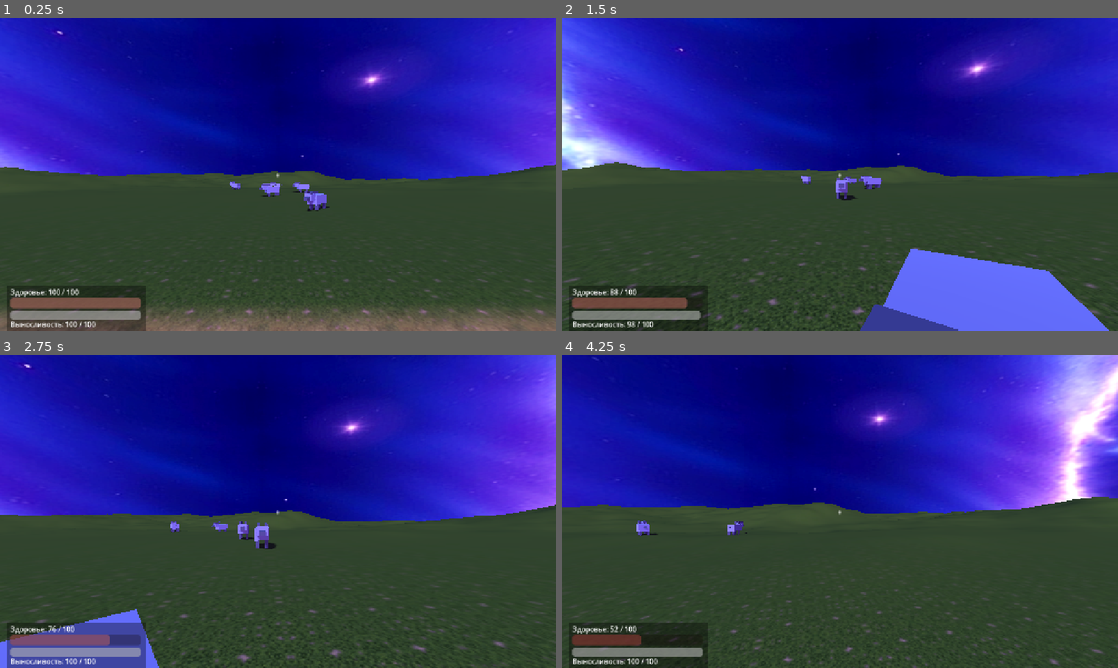
Above: before the commit, frames 1-4 (two rows, left to right).
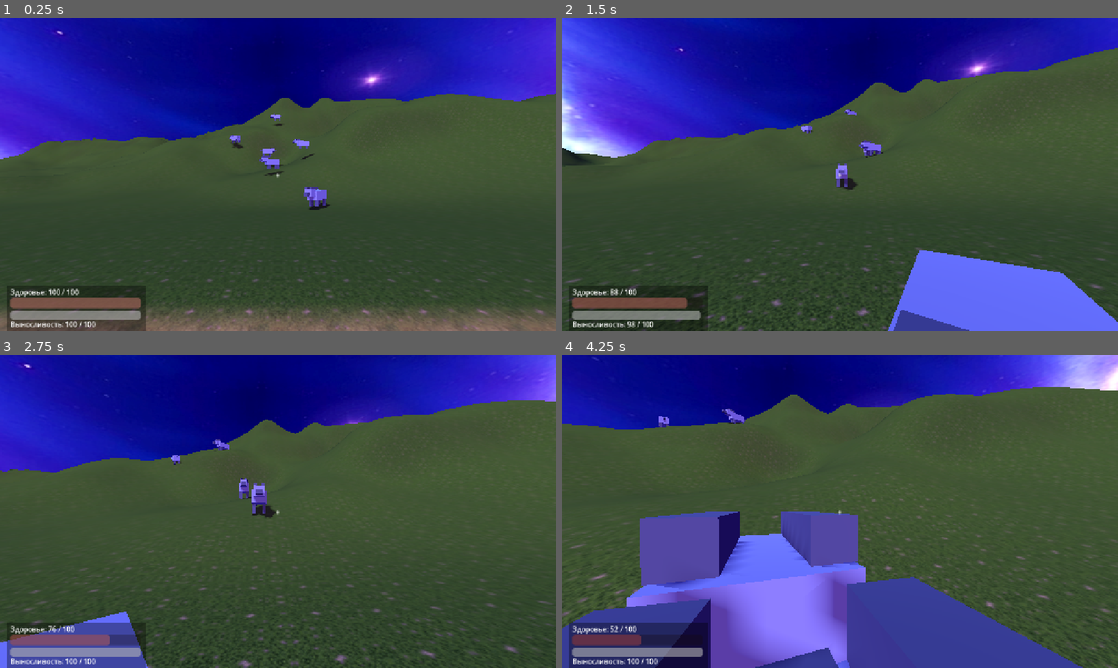
Above: after the commit, the same moments.

Repository: GnomixUltra/ProjectRPGnome
Game: Godot game, scene res://scenes/main.tscn
Two runs of this game, one before a commit and one after it. Both use one fixed random seed, a clock stepped at 60 frames per second and the inputs below.
Inputs (mouse positions are in pixels of both pictures, inside the frame that each line leads up to):
- Up to frame 1 (0.25 s): no input
- Up to frame 2 (1.5 s): tap Enter at 0.5, 1.35 s; move the mouse to (867, 174) at 0.52 s; hold Shift (sprint) 0.53-1.28 s; hold W (move_forward) from 0.53 s (still down); click (867, 174) at 0.67 s; tap Space (jump) at 0.77 s; move the mouse to (812, 174) at 1.27 s
- Up to frame 3 (2.75 s): keep holding W (move_forward); tap Space (jump) at 1.52 s; move the mouse to (289, 505) at 2.02 s; tap F at 2.1 s
- Up to frame 4 (4.25 s): keep holding W (move_forward); move the mouse to (834, 517) at 2.77 s; tap Shift (sprint) at 2.85 s; click (834, 517) at 2.92 s; tap Space (jump) at 3.02, 3.77 s; move the mouse to (878, 514) at 3.52 s; tap Enter at 3.6 s

The runs differ from the first frame. In frame 1, 19% of the frame differs, in the area x 0-100%, y 24-62%; in frame 2, 23%; in frame 3, 29%; in frame 4, 62%, in the area x 0-100%, y 10-100%.

Commit message:
Terrain: winding ridge-shaped thickets across the whole map (domain-warped ridges + ravines), glade shrunk; wolves land on relief

Diff:
--- a/game/scenes/main.tscn
+++ b/game/scenes/main.tscn
@@ -67,10 +67,13 @@
 size = 200.0
 resolution = 160
 collision_resolution = 48
-hill_amplitude = 7.5
-ridge_amplitude = 9.0
-valley_width = 16.0
-valley_falloff = 50.0
+hill_amplitude = 8.0
+ridge_amplitude = 15.0
+crease_depth = 5.0
+boulder_amplitude = 1.6
+warp_strength = 18.0
+valley_width = 13.0
+valley_falloff = 26.0
 road_half_width = 3.0
 grass_texture = ExtResource("5_grass")
 dirt_texture = ExtResource("6_dirt")
--- a/game/scripts/terrain.gd
+++ b/game/scripts/terrain.gd
@@ -1,21 +1,25 @@
 @tool
 extends MeshInstance3D
-## Процедурный искривленный ландшафт в стиле фэнтези-тракта.
+## Процедурный извилистый ландшафт — густая фэнтезийная чаща.
 ##
-## Рельеф: плавные холмы (фрактальный шум) + широкая плоская поляна в центре.
-## По центру поляны проходит тракт (дорога) из текстуры dirt во всю её ширину;
-## всё остальное — трава (grass). Дорога слегка утоплена в грунт (жёлоб),
-## края размыты мягким шумом.
+## Рельеф: крутые извилистые хребты и глубокие овраги тянутся через ВСЮ карту
+## (ridge-шум + доменный warp), пологие холмы и частые валуны-бугры поверх.
+## В центре — небольшая плоская поляна с трактом (дорога dirt); всё остальное —
+## трава (grass). Холмы начинаются сразу за краем поляны, поэтому карта читается
+## как лесистая котловина, со всех сторон стиснутая грядами.
 ##
 ## Коллизия строится из упрощённой сетки высот тем же алгоритмом.
 
 @export var size := 200.0            # сторона квадратной карты, м
 @export var resolution := 160        # сегментов визуальной сетки
 @export var collision_resolution := 48  # сегментов коллизионной сетки
-@export var hill_amplitude := 7.5    # амплитуда холмов, м
-@export var ridge_amplitude := 9.0   # амплитуда горных хребтов, м
-@export var valley_width := 16.0     # половина ширины плоской поляны, м
-@export var valley_falloff := 50.0   # расстояние плавного подъёма холмов от центра, м
+@export var hill_amplitude := 8.0    # амплитуда пологих холмов, м
+@export var ridge_amplitude := 15.0  # амплитуда извилистых хребтов, м
+@export var crease_depth := 5.0      # глубина оврагов-складок, м
+@export var boulder_amplitude := 1.6 # амплитуда частых бугров «чащи», м
+@export var warp_strength := 18.0    # сила доменного искажения (извилистость), м
+@export var valley_width := 13.0     # радиус плоской поляны в центре, м
+@export var valley_falloff := 26.0   # расстояние подъёма холмов от края поляны, м
 @export var road_half_width := 3.0   # половина ширины дороги (тракта), м
 @export var grass_texture: Texture2D
 @export var dirt_texture: Texture2D
@@ -45,35 +49,49 @@
 	return 1.0 - smoothstep(edge, edge + 1.2, absf(p.y))
 
 
-## Два горных хребта, тянущихся через всю карту: один с запада на восток
-## (с лёгким изгибом), второй — с северо-запада на юго-восток. Профиль гребня
-## ridge-shum: |шум| перевёрнут в пику, умножен на гауссов профиль склонов.
+## Извилистая гряда хребтов, тянущаяся через всю карту.
+## Ключевой приём — доменный warp: координаты шума искажаются самим шумом,
+## из-за чего гребни не прямые линии, а «закрученные» ленты, огибающие поляну.
+## Профиль гребня — ridge-шум (1 - |fbm|), складки (отрицательная часть) дают
+## глубокие узкие овраги между грядами.
 func _ridges(p: Vector2) -> float:
-	var r := 0.0
-	# Хребет 1: линия вдоль X около z = -46 + изгиб.
-	var c1 := -46.0 + sin(p.x * 0.028) * 14.0
-	var d1 := p.y - c1
-	var w1 := exp(-pow(d1 / 26.0, 2.0))
-	var s1 := absf(_fbm(Vector2(p.x * 0.02, p.y * 0.02) + Vector2(5.0, 9.0)))
-	r += pow(s1, 1.6) * w1 * ridge_amplitude
-	# Хребет 2: диагональ северо-запад -> юго-восток.
+	# Доменное искажение: сдвигаем точку по двум медленным шумам.
+	var w := Vector2(
+		_vnoise2(p.x * 0.013 + 11.0, p.y * 0.013 + 3.7) - 0.5,
+		_vnoise2(p.x * 0.013 - 6.2, p.y * 0.013 + 21.0) - 0.5
+	) * warp_strength
+	var q := p + w
+	# Гряда 1: широкая лента вдоль X (севернее центра), зигзаг ~±20 м.
+	var c1 := -48.0 + sin(q.x * 0.035) * 20.0 + (_vnoise2(q.x * 0.02, 7.0) - 0.5) * 14.0
+	var d1 := q.y - c1
+	var w1 := exp(-pow(d1 / 30.0, 2.0))
+	var r1 := 1.0 - absf(_fbm(q * 0.017 + Vector2(5.0, 9.0)))
+	# Гряда 2: диагональ северо-запад -> юго-восток, огибает поляну с востока.
 	var nrm := Vector2(0.6, 0.8)
-	var dn := p.dot(nrm) - (-20.0 + sin(p.dot(Vector2(-0.8, 0.6)) * 0.02) * 12.0)
-	var w2 := exp(-pow(dn / 22.0, 2.0))
-	var s2 := absf(_fbm(p * 0.024 + Vector2(77.0, 13.0)))
-	r += pow(s2, 1.6) * w2 * ridge_amplitude * 0.85
-	return r
+	var along := p.dot(Vector2(-0.8, 0.6))
+	var dn := p.dot(nrm) - (-14.0 + sin(along * 0.026) * 16.0)
+	var w2 := exp(-pow(dn / 26.0, 2.0))
+	var r2 := 1.0 - absf(_fbm(q * 0.021 + Vector2(77.0, 13.0)))
+	# Гряда 3: южная стена карты, вдоль X.
+	var c3 := 58.0 + sin(q.x * 0.03 + 2.0) * 18.0
+	var d3 := q.y - c3
+	var w3 := exp(-pow(d3 / 28.0, 2.0))
+	var r3 := 1.0 - absf(_fbm(q * 0.019 + Vector2(31.0, 55.0)))
+	var ridges := pow(r1, 1.8) * w1 + pow(r2, 1.8) * w2 * 0.9 + pow(r3, 1.8) * w3
+	# Складки-овраги: там, где ridge-профиль низкий, вытягиваем вниз.
+	var crease := minf(minf(r1 * w1, r2 * w2), r3 * w3)
+	return pow(ridges, 1.3) * ridge_amplitude - crease * crease_depth
 
 
 ## Высота рельефа в точке (x, z) плоскости карты.
 func height_at(p: Vector2) -> float:
-	var h := _fbm(p * 0.012) * hill_amplitude              # крупные холмы
-	h += _fbm(p * 0.045 + Vector2(37.0, 91.0)) * hill_amplitude * 0.3  # бугры
-	h += _ridges(p)                                          # горные хребты через всю карту
-	# Поляна: в центре высота прижата к нулю, холмы остаются снаружи.
-	var d := maxf(absf(p.x), absf(p.y))
+	var h := _fbm(p * 0.011) * hill_amplitude              # крупные холмы
+	h += _fbm(p * 0.05 + Vector2(37.0, 91.0)) * boulder_amplitude  # бугры «чащи»
+	h += _ridges(p)                                          # извилистые гряды по всей карте
+	# Поляна: в центре высота прижата к нулю, чаща подступает сразу за её краем.
+	var d := p.length()
 	var t := clampf((d - valley_width) / valley_falloff, 0.0, 1.0)
-	t = t * t * (3.0 - 2.0 * t)  # smoothstep — мягкий подъём к холмам
+	t = t * t * (3.0 - 2.0 * t)  # smoothstep — мягкий, но быстрый подъём из поляны
 	h *= t
 	# Дорога утоплена в грунт — неглубокий жёлоб по центру поляны.
 	h -= road_mask_at(p) * 0.12
--- a/game/scripts/wolf_spawner.gd
+++ b/game/scripts/wolf_spawner.gd
@@ -28,7 +28,24 @@
 			break
 		if Vector2(p.x - player.global_position.x, p.z - player.global_position.z).length() >= min_distance_to_player:
 			break
+	# Посадка по рельефу: ищем достаточно плоскую точку рядом (в чаше холмы
+	# начинаются сразу за поляной, спавн «в воздухе» или на отвесном склоне
+	# приводил к проваливанию/выкатыванию волков).
+	p.y = _ground_y(p)
 	return p
+
+
+## Высота земли с локальным сглаживанием: берём минимум из окрестности,
+## затем прикидываем уклон — если точка слишком крутая, смещаемся к центру.
+func _ground_y(p: Vector3) -> float:
+	var terrain := get_node_or_null("/root/Main/GroundBody/Terrain")
+	if terrain == null or not terrain.has_method("height_at"):
+		return 0.0
+	var best := -1e9
+	for dx in [-2.0, 0.0, 2.0]:
+		for dz in [-2.0, 0.0, 2.0]:
+			best = maxf(best, terrain.height_at(Vector2(p.x + dx, p.z + dz)))
+	return best + 0.2
 
 
 func _make_wolf(pos: Vector3) -> CharacterBody3D:
